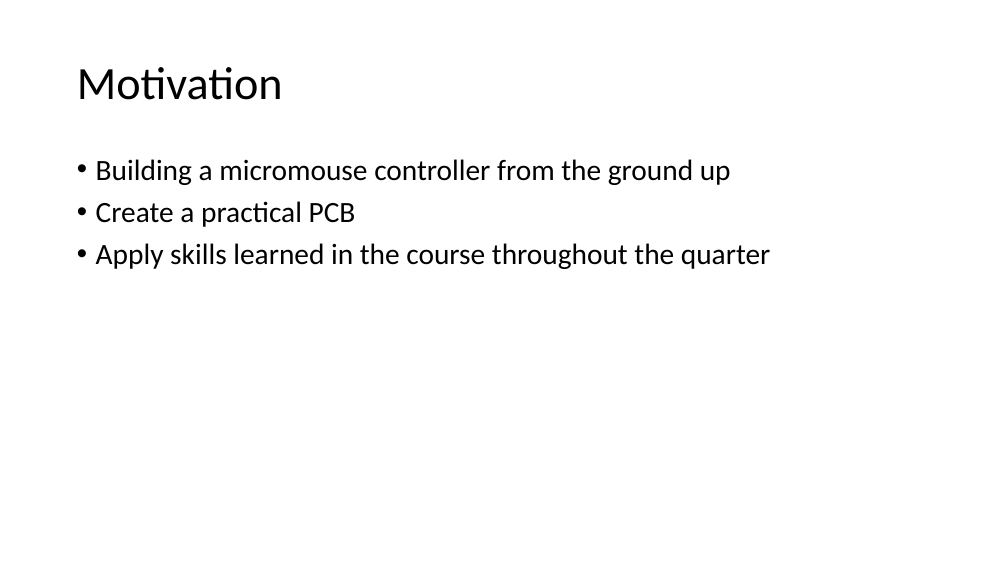
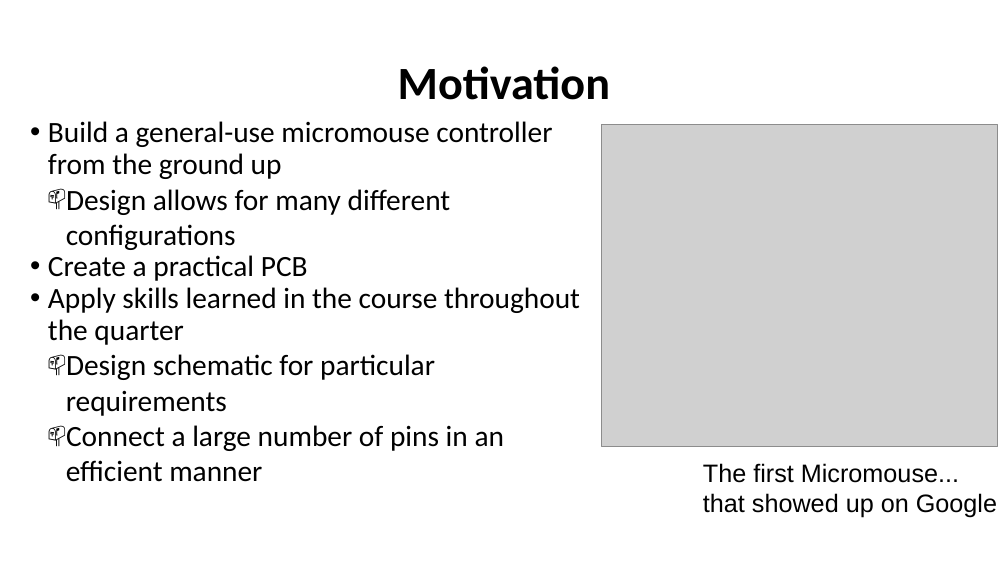
Before and after one commit to mattlumantas/ee190_final, a slide deck: slide 2 of Micromouse_Controller_Presentation.pptx. Drawn at 1008x567 pixels with LibreOffice and Linux fonts; fonts in the diff are those of the drawing; grey boxes stand for pictures. Boxes give left, top, right and bottom in pixels: in the first picture for what was removed or moved away, otherwise in the second. Text is boxed around its words. In the diff, an @@ line names an element or a change of style, - is before the commit and + after.

Commit message:
Version 1.0 of Micromouse controller 	Added capacitor values 	Arranged Labels 	Completed BoM and Presentation

```diff
--- a/Micromouse_Controller_Presentation.pptx
+++ b/Micromouse_Controller_Presentation.pptx
@@ text "Motivation" at bbox=[398, 66, 610, 100]: bold on; alignment left to centre @@
@@ text added at bbox=[48, 121, 580, 482], 28 pt, text #000000 @@
+• Build a general-use micromouse controller from the ground up
+  📫 Design allows for many different configurations
+• Create a practical PCB
+• Apply skills learned in the course throughout the quarter
+  📫 Design schematic for particular requirements
+  📫 Connect a large number of pins in an efficient manner
@@ picture added at bbox=[602, 125, 998, 446] @@
@@ text removed at bbox=[96, 159, 770, 269] @@
-• Building a micromouse controller from the ground up
-• Create a practical PCB
-• Apply skills learned in the course throughout the quarter
@@ text added at bbox=[703, 463, 997, 518], 24 pt, text #000000 @@
+The first Micromouse... that showed up on Google
```
Also in this commit, not shown: 2 other slides changed, 6 slides added, 3 slides removed, 14 other files.
